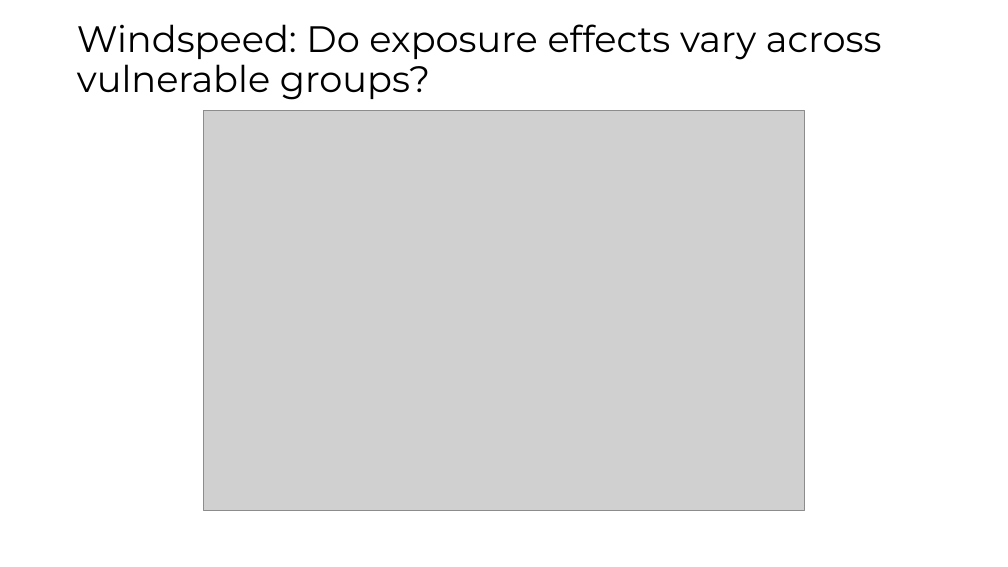
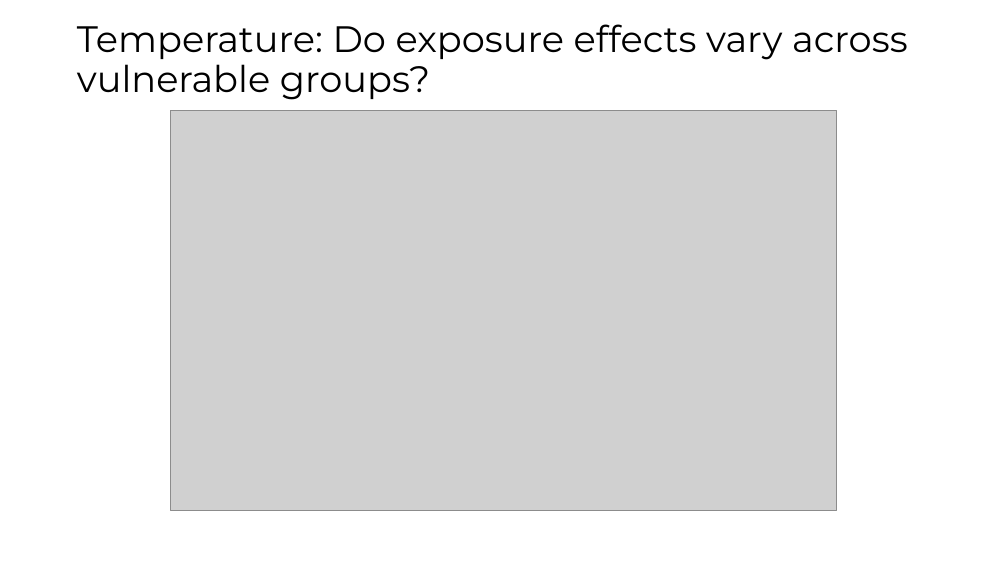
Before and after one commit to Claudia-Offner/hisp-climate-health-forecast, a slide deck: slide 15 of 2_DLNM/- Reporting/PPT_DNLM_Outputs.pptx (slide 13 before the commit). Drawn at 1008x567 pixels with LibreOffice and Linux fonts; fonts in the diff are those of the drawing; grey boxes stand for pictures. Boxes give left, top, right and bottom in pixels: in the first picture for what was removed or moved away, otherwise in the second. Text is boxed around its words. In the diff, an @@ line names an element or a change of style, - is before the commit and + after.

```diff
--- a/2_DLNM/- Reporting/PPT_DNLM_Outputs.pptx
+++ b/2_DLNM/- Reporting/PPT_DNLM_Outputs.pptx
@@ title at [77,24,908,100]: text changed @@
-Windspeed: Do exposure effects vary across vulnerable groups?
+Temperature: Do exposure effects vary across vulnerable groups?
@@ picture: place and size @@
-picture at [203,110,804,510]
+picture at [170,110,837,510]
```
Also in this commit, not shown: 12 other slides changed, 4 slides added, 2 slides removed, 56 other files.
